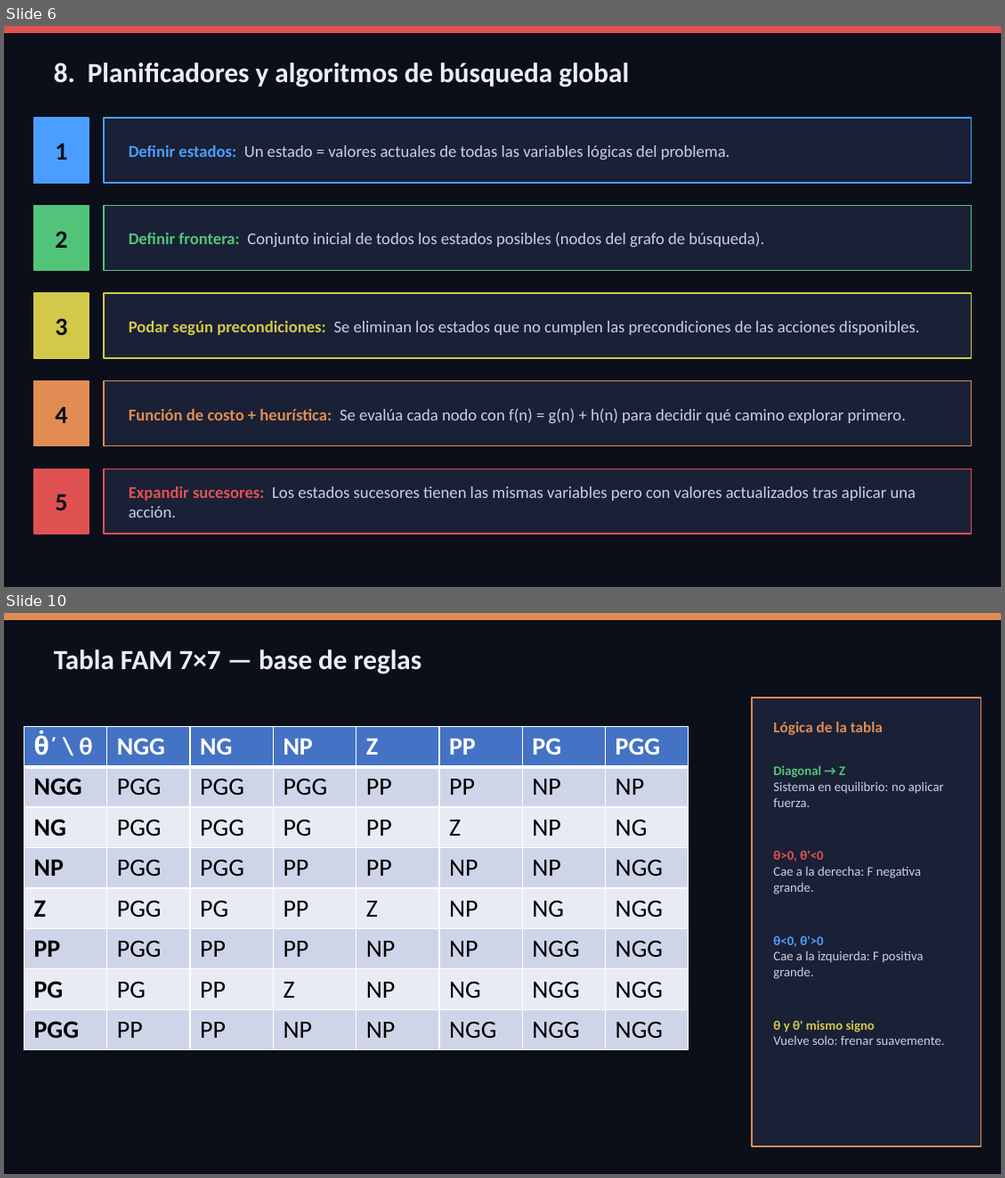
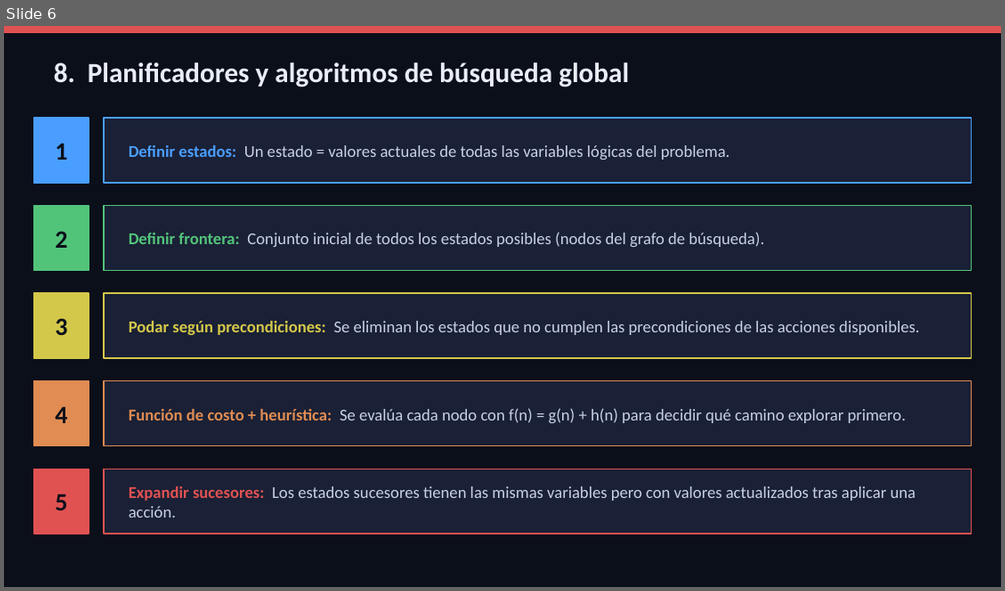
Before and after one commit to Juan-Stella/IA2, a slide deck: Unidad 2/pendulo_fam.pptx. Shown one above the other, each under a label of ours: slides 6 and 10 before the commit, slide 6 after it; the slides between them are not shown. The pictures are 1005x1178 and 1005x591 pixels, drawn with LibreOffice and Linux fonts; fonts in the diff are those of the drawing. Boxes give left, top, right and bottom in pixels: in the first picture for what was removed or moved away, otherwise in the second. Text is boxed around its words. In the diff, an @@ line names an element or a change of style, - is before the commit and + after.

```diff
--- a/Unidad 2/pendulo_fam.pptx
+++ b/Unidad 2/pendulo_fam.pptx
@@ slide 10 removed at [4, 613, 1001, 1174], background #0B0F1A @@
@@ rectangle removed at [4, 613, 1001, 620] @@
@@ text removed at [54, 649, 422, 674] @@
-Tabla FAM 7×7 — base de reglas
@@ rectangle removed at [752, 698, 981, 1146] @@
@@ table removed at [24, 727, 686, 1050], 8 rows, 8 columns @@
-θ̇´ \ θ | NGG | NG | NP | Z | PP | PG | PGG
-NGG | PGG | PGG | PGG | PP | PP | NP | NP
-NG | PGG | PGG | PG | PP | Z | NP | NG
-NP | PGG | PGG | PP | PP | NP | NP | NGG
-Z | PGG | PG | PP | Z | NP | NG | NGG
-PP | PGG | PP | PP | NP | NP | NGG | NGG
-PG | PG | PP | Z | NP | NG | NGG | NGG
-PGG | PP | PP | NP | NP | NGG | NGG | NGG
@@ text removed at [773, 722, 882, 735] @@
-Lógica de la tabla
@@ text removed at [773, 765, 944, 807] @@
-Diagonal → Z
-Sistema en equilibrio: no aplicar fuerza.
@@ text removed at [773, 851, 921, 894] @@
-θ>0, θ'<0
-Cae a la derecha: F negativa grande.
@@ text removed at [773, 936, 922, 979] @@
-θ<0, θ'>0
-Cae a la izquierda: F positiva grande.
@@ text removed at [773, 1020, 945, 1045] @@
-θ y θ' mismo signo
-Vuelve solo: frenar suavemente.
```
Also in this commit, not shown: 1 slide changed, 5 other slides removed, 2 other files.
